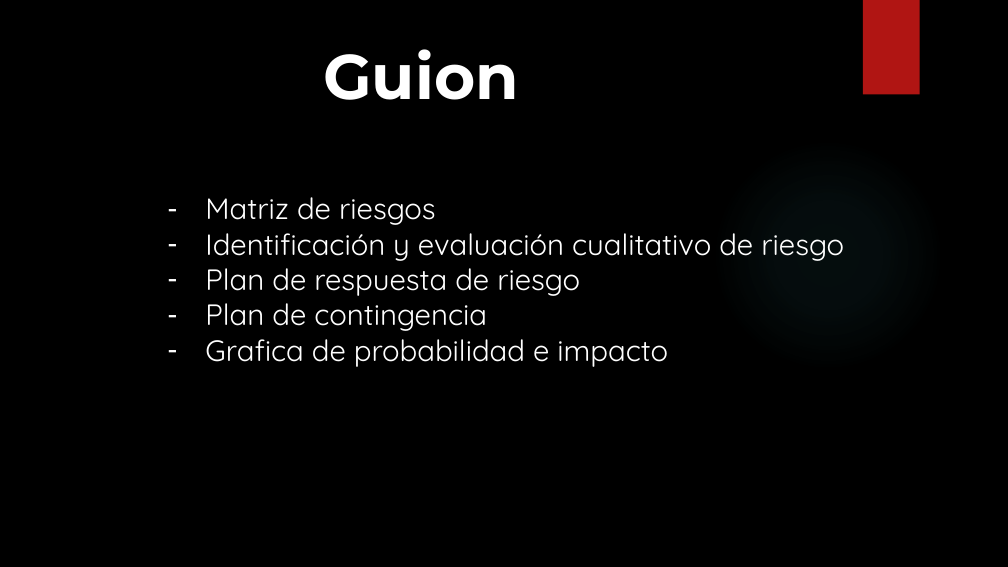
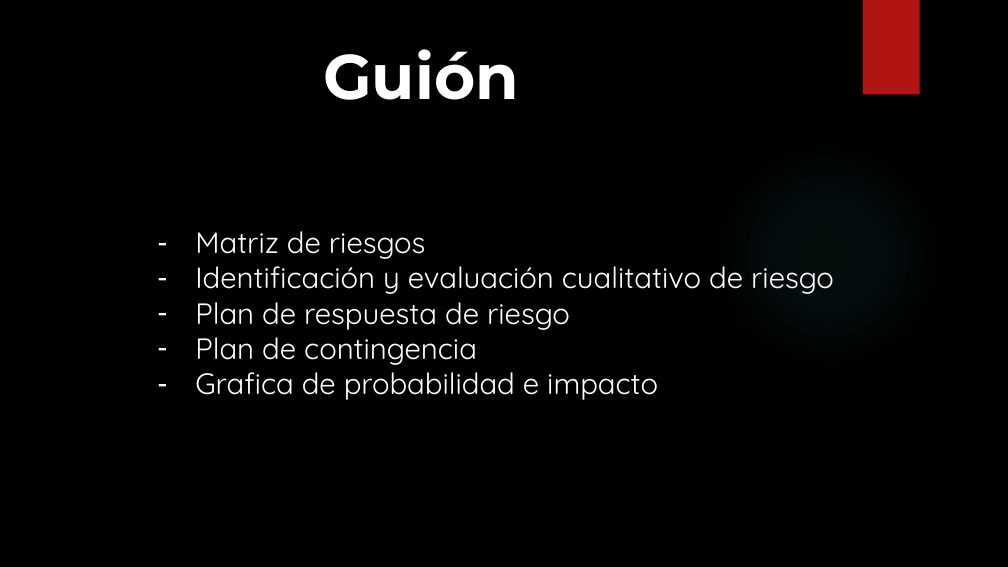
Before and after one commit to SM-ROOT/SM-ROOT, a slide deck: slide 3 of 9°A/administracion_proyectos/Factores de Riesgo.pptx. Drawn at 1008x567 pixels with LibreOffice and Linux fonts; fonts in the diff are those of the drawing; background and template pictures are left out. Boxes give left, top, right and bottom in pixels: in the first picture for what was removed or moved away, otherwise in the second. Text is boxed around its words. In the diff, an @@ line names an element or a change of style, - is before the commit and + after.

Commit message:
se agrego descripcion a las deappositivas de gestion de riesgos

```diff
--- a/9°A/administracion_proyectos/Factores de Riesgo.pptx
+++ b/9°A/administracion_proyectos/Factores de Riesgo.pptx
@@ text at [323,49,519,100]: text changed @@
-Guion
+Guión
@@ text "Matriz de riesgos": place and size @@
-text "Matriz de riesgos" at [205,197,844,367]
+text "Matriz de riesgos" at [195,231,834,400]
```
Also in this commit, not shown: 6 other slides changed, 5 slides added, 1 slide removed.
